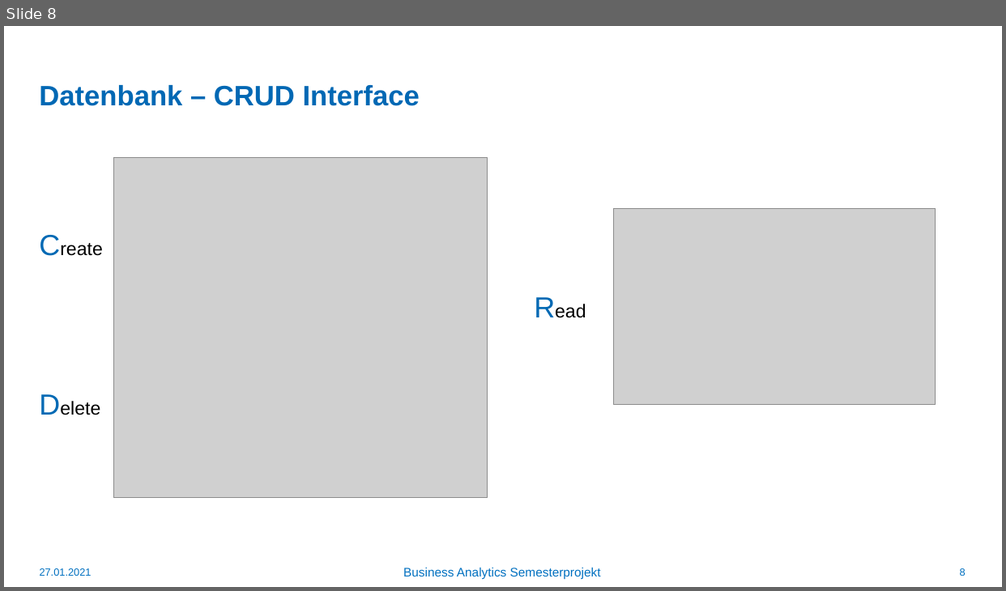
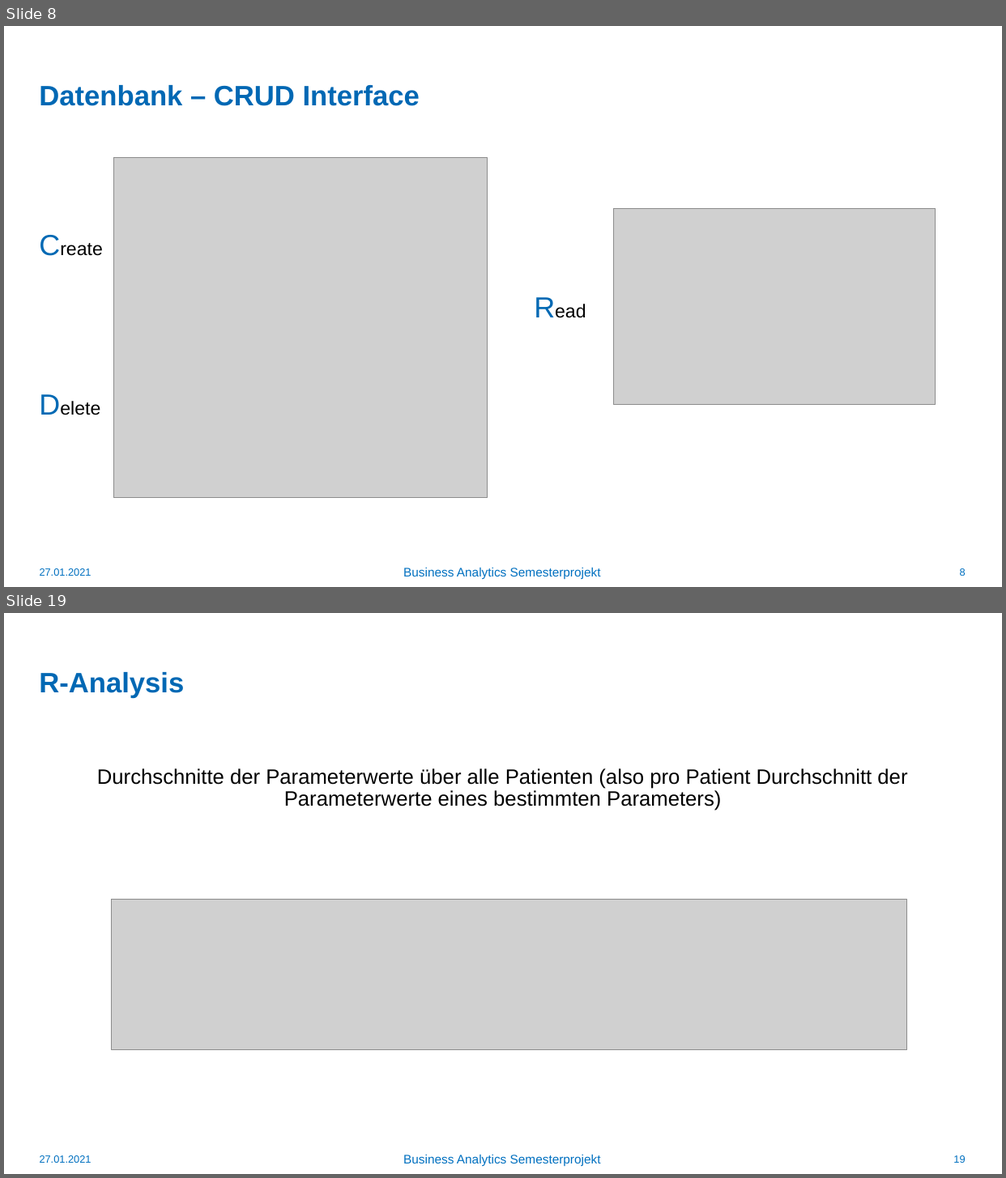
Before and after one commit to mxrdck/BuisnessAnalytics, a slide deck: Präsentation/BA_präsentation.pptx. Shown one above the other, each under a label of ours: slide 8 before the commit, slides 8 and 19 after it; the slides between them are not shown. The pictures are 1006x591 and 1006x1178 pixels, drawn with LibreOffice and Linux fonts; fonts in the diff are those of the drawing; grey boxes stand for pictures; background and template pictures are left out. Boxes give left, top, right and bottom in pixels: in the first picture for what was removed or moved away, otherwise in the second. Text is boxed around its words. In the diff, an @@ line names an element or a change of style, - is before the commit and + after.

```diff
--- a/Präsentation/BA_präsentation.pptx
+++ b/Präsentation/BA_präsentation.pptx
@@ slide 19 added at (4, 613, 1002, 1174), background #FFFFFF @@
@@ title added at (39, 672, 184, 698), 27 pt, text #0068B4, bold @@
+R-Analysis
@@ text added at (97, 769, 907, 811), 20 pt, text #000000 @@
+Durchschnitte der Parameterwerte über alle Patienten (also pro Patient Durchschnitt der Parameterwerte eines bestimmten Parameters)
@@ picture added at (112, 900, 907, 1050) @@
@@ text added at (40, 1156, 91, 1163), 10 pt, text #0070C0 @@
+27.01.2021
@@ text added at (403, 1155, 601, 1166), 12 pt, text #0070C0 @@
+Business Analytics Semesterprojekt
@@ page number added at (953, 1156, 965, 1163), 10 pt, text #0070C0 @@
+19
```
Also in this commit, not shown: 1 slide changed, 10 other slides added.
